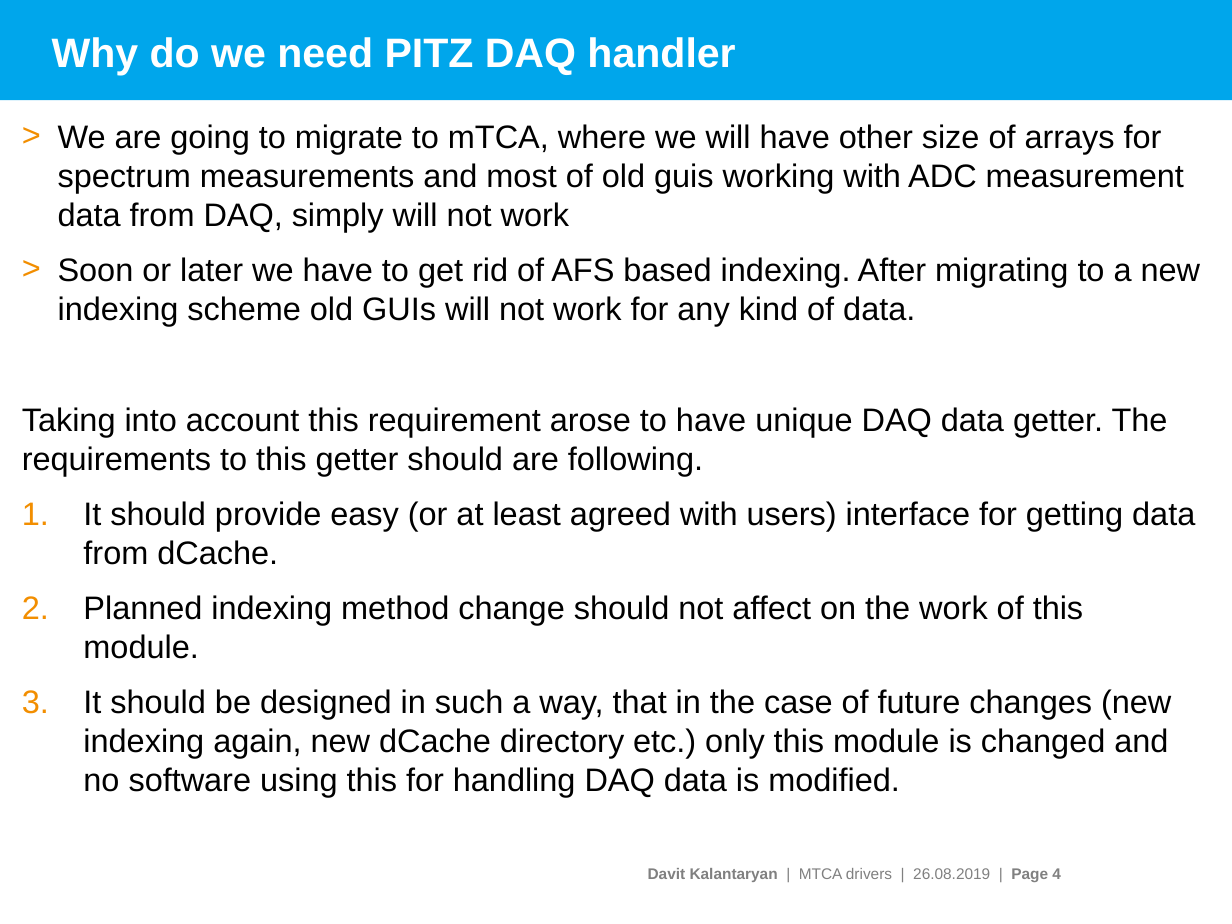
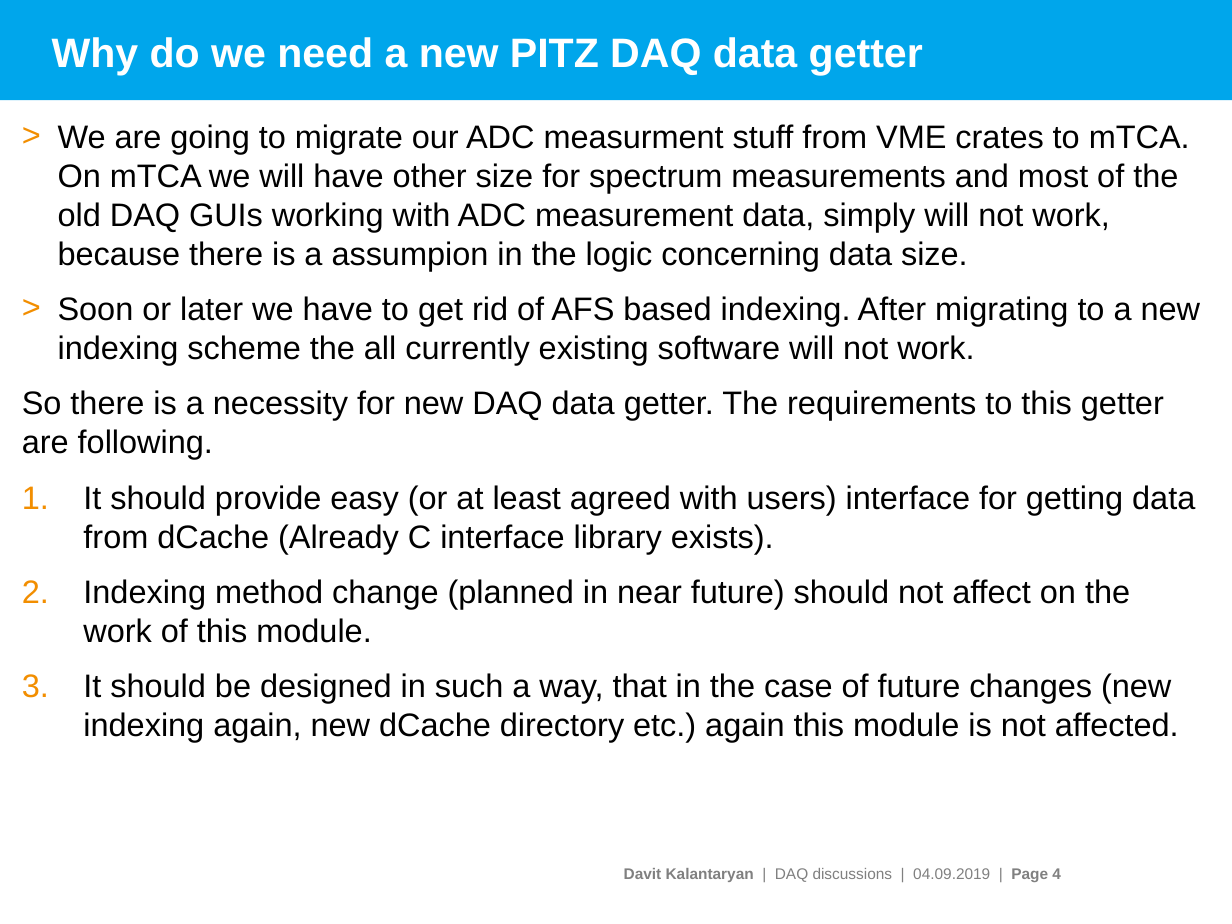
Before and after one commit to davitkalantaryan/matlabemulator, a slide deck: slide 4 of docs/doc/pitz_daq_data_geter.pptx. Drawn at 1232x924 pixels with LibreOffice and Linux fonts; fonts in the diff are those of the drawing; background and template pictures are left out. Boxes give left, top, right and bottom in pixels: in the first picture for what was removed or moved away, otherwise in the second. Text is boxed around its words. In the diff, an @@ line names an element or a change of style, - is before the commit and + after.

```diff
--- a/docs/doc/pitz_daq_data_geter.pptx
+++ b/docs/doc/pitz_daq_data_geter.pptx
@@ title at (x1=52, y1=37, x2=923, y2=75): text changed @@
-Why do we need PITZ DAQ handler
+Why do we need a new PITZ DAQ data getter
@@ text at (x1=22, y1=124, x2=1201, y2=742): text changed @@
-> We are going to migrate to mTCA, where we will have other size of arrays for spectrum measurements and most of old guis working with ADC measurement data from DAQ, simply will not work
-> Soon or later we have to get rid of AFS based indexing. After migrating to a new indexing scheme old GUIs will not work for any kind of data.
-Taking into account this requirement arose to have unique DAQ data getter. The requirements to this getter should are following.
-1. It should provide easy (or at least agreed with users) interface for getting data from dCache.
-2. Planned indexing method change should not affect on the work of this module.
-3. It should be designed in such a way, that in the case of future changes (new indexing again, new dCache directory etc.) only this module is changed and no software using this for handling DAQ data is modified.
+> We are going to migrate our ADC measurment stuff from VME crates to mTCA. On mTCA we will have other size for spectrum measurements and most of the old DAQ GUIs working with ADC measurement data, simply will not work, because there is a assumpion in the logic concerning data size.
+> Soon or later we have to get rid of AFS based indexing. After migrating to a new indexing scheme the all currently existing software will not work.
+So there is a necessity for new DAQ data getter. The requirements to this getter are following.
+1. It should provide easy (or at least agreed with users) interface for getting data from dCache (Already C interface library exists).
+2. Indexing method change (planned in near future) should not affect on the work of this module.
+3. It should be designed in such a way, that in the case of future changes (new indexing again, new dCache directory etc.) again this module is not affected.
@@ text at (x1=624, y1=868, x2=1061, y2=882): text changed @@
-Davit Kalantaryan | MTCA drivers | 26.08.2019 | Page 4
+Davit Kalantaryan | DAQ discussions | 04.09.2019 | Page 4
```
Also in this commit, not shown: 15 other slides changed, 7 slides added, 2 slides removed, 13 other files.
